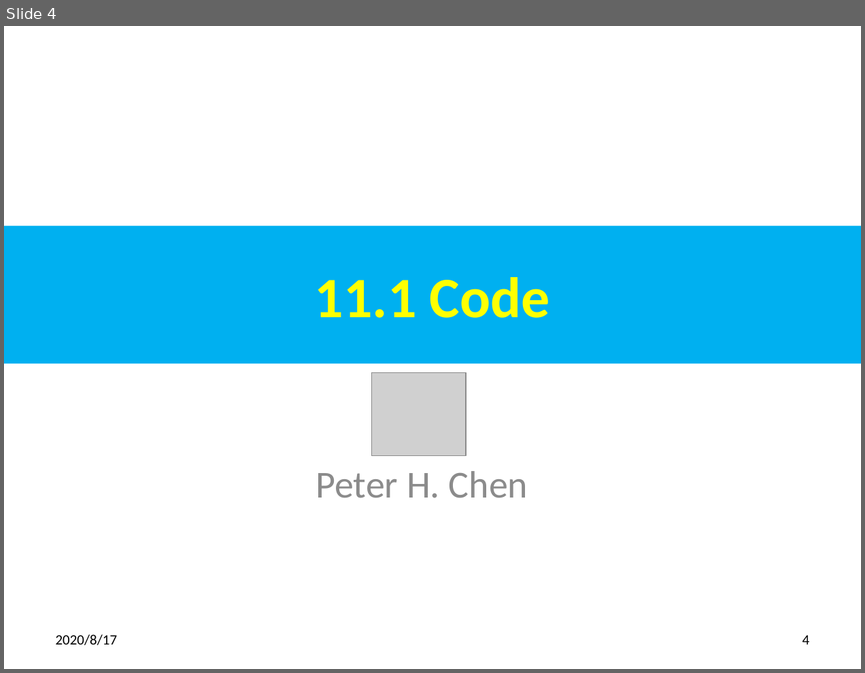
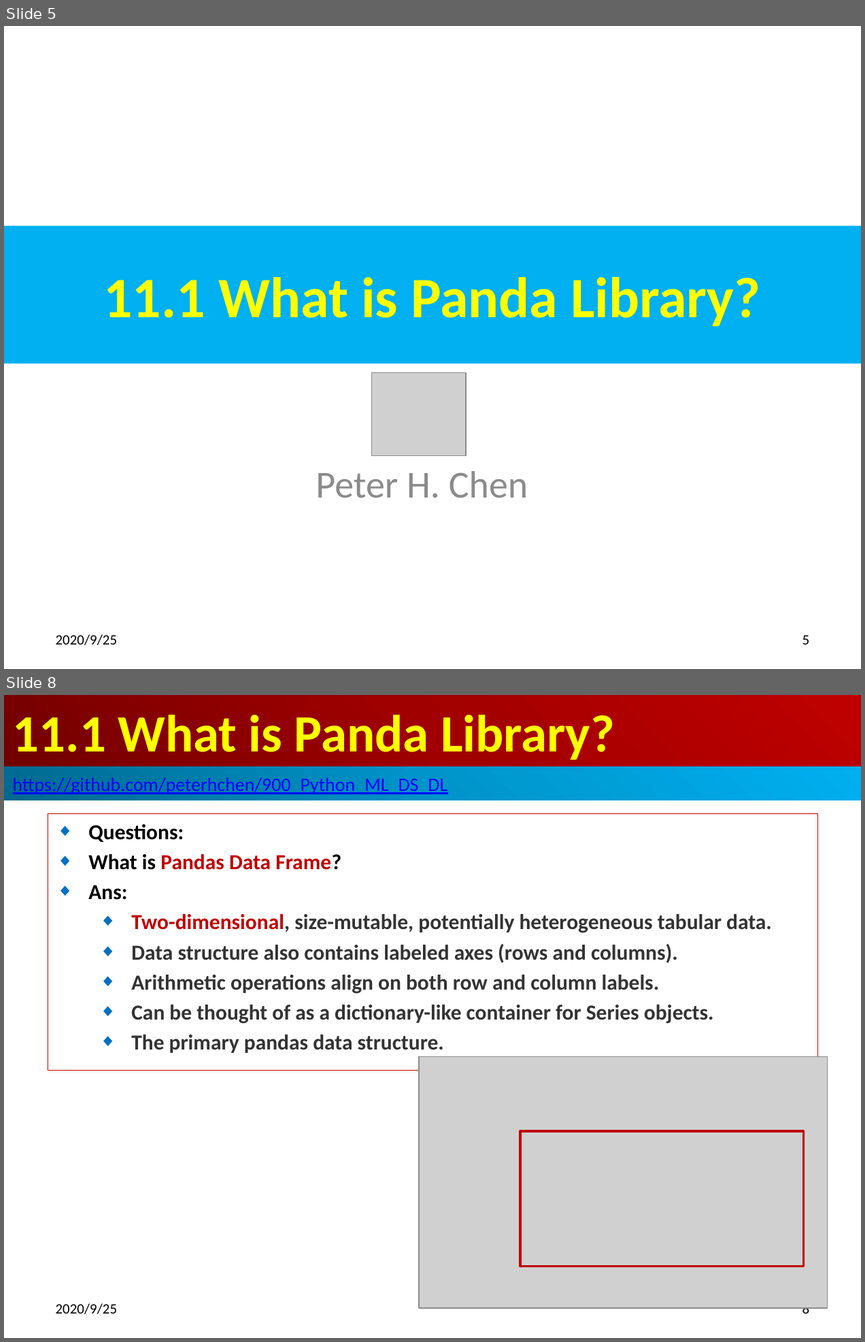
Before and after one commit to peterhchen/900_Python_ML_DS_DL, a slide deck: 011_PandaLibrary.pptx. Shown one above the other, each under a label of ours: slide 4 before the commit, slides 5 and 8 after it; the slides between them are not shown. The pictures are 865x673 and 865x1342 pixels, drawn with LibreOffice and Linux fonts; fonts in the diff are those of the drawing; grey boxes stand for pictures. Boxes give left, top, right and bottom in pixels: in the first picture for what was removed or moved away, otherwise in the second. Text is boxed around its words. In the diff, an @@ line names an element or a change of style, - is before the commit and + after.

```diff
--- a/011_PandaLibrary.pptx
+++ b/011_PandaLibrary.pptx
@@ slide 8 added at (4,695,861,1338), background #FFFFFF @@
@@ title added at (4,695,861,767), fill gradient #720000 to #A20000 to #C00000, 44 pt, text #FFFF00, bold @@
+11.1 What is Panda Library?
@@ rectangle added at (4,767,861,800), fill gradient #00688E to #0094CA to #00B0F0, 16 pt, text #0000FF, underline @@
+https://github.com/peterhchen/900_Python_ML_DS_DL
@@ subtitle added at (48,814,818,1070), outline #C00000 0.75 pt, 18 pt, text #333333, bold @@
+◆ Questions:
+◆ What is Pandas Data Frame?
+◆ Ans:
+  ◆ Two-dimensional, size-mutable, potentially heterogeneous tabular data.
+  ◆ Data structure also contains labeled axes (rows and columns).
+  ◆ Arithmetic operations align on both row and column labels.
+  ◆ Can be thought of as a dictionary-like container for Series objects.
+  ◆ The primary pandas data structure.
@@ picture added at (419,1057,827,1308) @@
@@ rectangle added at (520,1131,804,1266), outline #C00000 2 pt @@
@@ text added at (56,1303,118,1314), 12 pt, text #000000 @@
+2020/9/25
@@ page number added at (802,1307,810,1317), 12 pt, text #000000 @@
+8
@@ what was slide 4 is now slide 5 @@
@@ slide 5 changed as well @@
@@ title at (103,277,760,327): text changed @@
-11.1 Code
+11.1 What is Panda Library?
@@ text at (56,634,118,645): text changed @@
-2020/8/17
+2020/9/25
@@ page number at (802,635,810,644): text changed @@
-4
+5
```
Also in this commit, not shown: 6 other slides changed, 35 other slides added, 3 slides removed.
